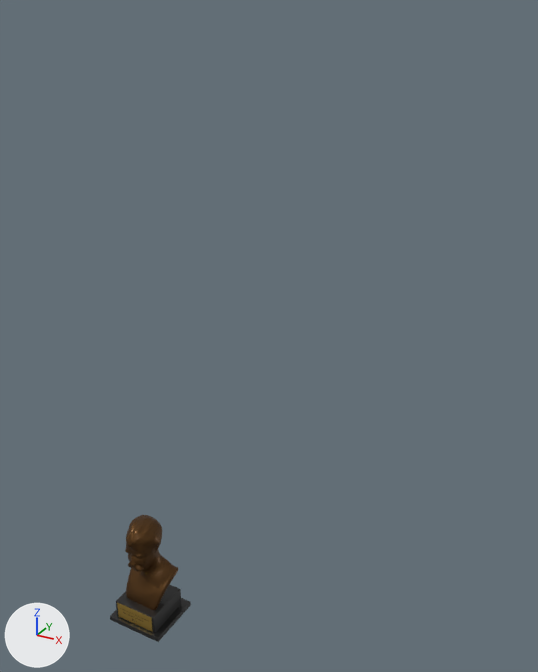
The glTF model assets/models/markTwainAward/scene.gltf: old version first, new version second.
The view is the same before and after, from a 50 mm lens placed at (6.58, -11.74, 9.79), pointed at (0.07, 0.11, 3.86). Every picture has the same lights, and +X, +Y and +Z are marked at lower left. Where no turn or scale is listed for an object, it has been applied to the vertices.

The first picture shows 'Base1_base_0', 'Base_base_0', 'Plaque_plaque_0', 'Twain_Retopo_LowPoly1_bust_0'.
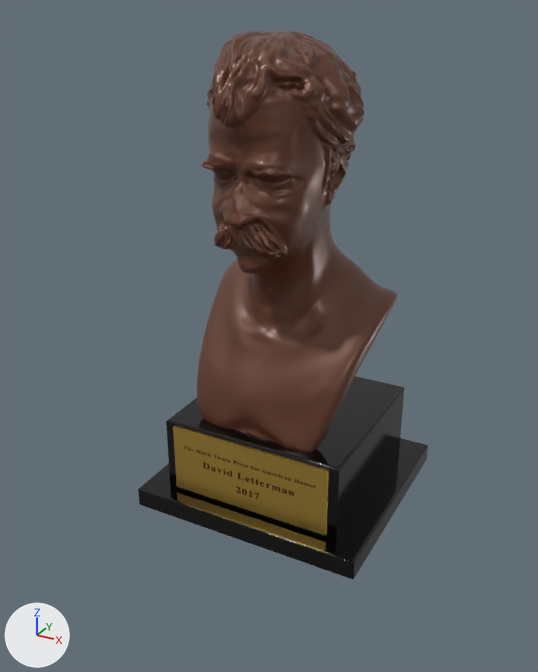
ob_sketchfab_model is not drawn itself; it is the parent of ob_f8e921e7f23842f2b6a41ff51a3f773c_fbx.

Boxes [x1, y1, x2, y2] around the edits, measured in the pictures (538 x 672 px):
'Mesh_Bust_Twain_Twain_06:bust_0', added: after [197, 30, 397, 452]
'Base_base_0', moved, turned: before [116, 584, 181, 633]; after [166, 376, 404, 541]
'Base1_base_0', moved, turned: before [110, 598, 191, 642]; after [138, 438, 428, 579]
'Plaque_plaque_0', moved, turned: before [117, 603, 153, 632]; after [173, 426, 329, 536]
'Twain_Retopo_LowPoly1_bust_0', deleted (brown): before [125, 515, 178, 610]

Patch to the scene script:
```diff
--- a/assets/models/markTwainAward/scene.gltf.py
+++ b/assets/models/markTwainAward/scene.gltf.py
@@ img_twain_06bust_metallicroughness_png @@
+img_twain_06bust_metallicroughness_png = load_image('Twain_06bust_metallicRoughness.png', 'textures/Twain_06bust_metallicRoughness.png', 2048, 2048, 'Non-Color')
@@ img_twain_06bust_clearcoat_png @@
+img_twain_06bust_clearcoat_png = load_image('Twain_06bust_clearcoat.png', 'textures/Twain_06bust_clearcoat.png', 2048, 2048, 'Non-Color')
@@ mat_twain_06bust @@
+mat_twain_06bust = bpy.data.materials.new('Twain_06bust')
+# colours: brown #62341c
+# uses the picture img_twain_06bust_clearcoat_png
+# uses the picture img_twain_06bust_metallicroughness_png
@@ me_mesh_bust_twain_twain_06_bust_0 @@
+me_mesh_bust_twain_twain_06_bust_0.from_pydata(...)  # 50594 vertices, 101184 faces; spans x -2.01..2.22, y -2.22..1.8, z 2.93..11.11
+me_mesh_bust_twain_twain_06_bust_0.materials.append(mat_twain_06bust)
@@ ob_sketchfab_model @@
 ob_sketchfab_model = bpy.data.objects.new('Sketchfab_model', None)
-ob_sketchfab_model.location = (4.02, -4.018, 0.0)
-ob_sketchfab_model.rotation_euler = (-1.571, 0.0, -1.571)  # degrees (-90, 0, -90)
+ob_sketchfab_model.location = (-2.372, 1.581, -0.01)
+ob_sketchfab_model.rotation_euler = (-1.571, 0.0, -1.555)  # degrees (-90, 0, -89)
@@ ob_base_base_0 @@
 ob_base_base_0 = bpy.data.objects.new('Base_base_0', me_base_base_0)
-ob_base_base_0.parent = ob_base_001
+ob_base_base_0.parent = ob_mesh_base
 ob_base_base_0.location = (0.0, 0.0, 0.0)
@@ ob_plaque_plaque_0 @@
 ob_plaque_plaque_0 = bpy.data.objects.new('Plaque_plaque_0', me_plaque_plaque_0)
-ob_plaque_plaque_0.parent = ob_plaque
+ob_plaque_plaque_0.parent = ob_mesh_plaque
 ob_plaque_plaque_0.location = (0.0, 0.0, 0.0)
@@ ob_base1_base_0 @@
 ob_base1_base_0 = bpy.data.objects.new('Base1_base_0', me_base1_base_0)
-ob_base1_base_0.parent = ob_base1
+ob_base1_base_0.parent = ob_mesh_base_bottom
 ob_base1_base_0.location = (0.0, 0.0, 0.0)
@@ ob_twain_retopo_lowpoly1_bust_0 @@
-ob_twain_retopo_lowpoly1_bust_0 = bpy.data.objects.new('Twain_Retopo_LowPoly1_bust_0', me_twain_retopo_lowpoly1_bust_0)
-ob_twain_retopo_lowpoly1_bust_0.location = (0.01, -4.02, 0.0)
@@ ob_mesh_base_bottom @@
+ob_mesh_base_bottom = bpy.data.objects.new('Mesh_Base_Bottom', None)
+ob_mesh_base_bottom.parent = ob_twain_06_base
+ob_mesh_base_bottom.location = (-0.423, -2.249, -0.642)
+ob_mesh_base_bottom.scale = (5.04, 5.4, 0.435)
@@ ob_twain_06_base @@
+ob_twain_06_base = bpy.data.objects.new('Twain_06:Base', None)
+ob_twain_06_base.parent = ob_rootnode
+ob_twain_06_base.location = (0.0, 4.221, 0.0)
@@ ob_mesh_plaque @@
+ob_mesh_plaque = bpy.data.objects.new('Mesh_Plaque', None)
+ob_mesh_plaque.parent = ob_twain_06_base
+ob_mesh_plaque.location = (1.663, -2.249, 0.453)
+ob_mesh_plaque.scale = (0.0554, 3.77, 1.59)
@@ ob_mesh_base @@
+ob_mesh_base = bpy.data.objects.new('Mesh_Base', None)
+ob_mesh_base.parent = ob_twain_06_base
+ob_mesh_base.location = (-0.395, -2.249, 0.453)
+ob_mesh_base.scale = (4.08, 4.21, 1.78)
@@ ob_mesh_bust_twain_twain_06_bust_0 @@
+ob_mesh_bust_twain_twain_06_bust_0 = bpy.data.objects.new('Mesh_Bust_Twain_Twain_06:bust_0', me_mesh_bust_twain_twain_06_bust_0)
+ob_mesh_bust_twain_twain_06_bust_0.location = (-0.49, 1.7, -1.69)
```
